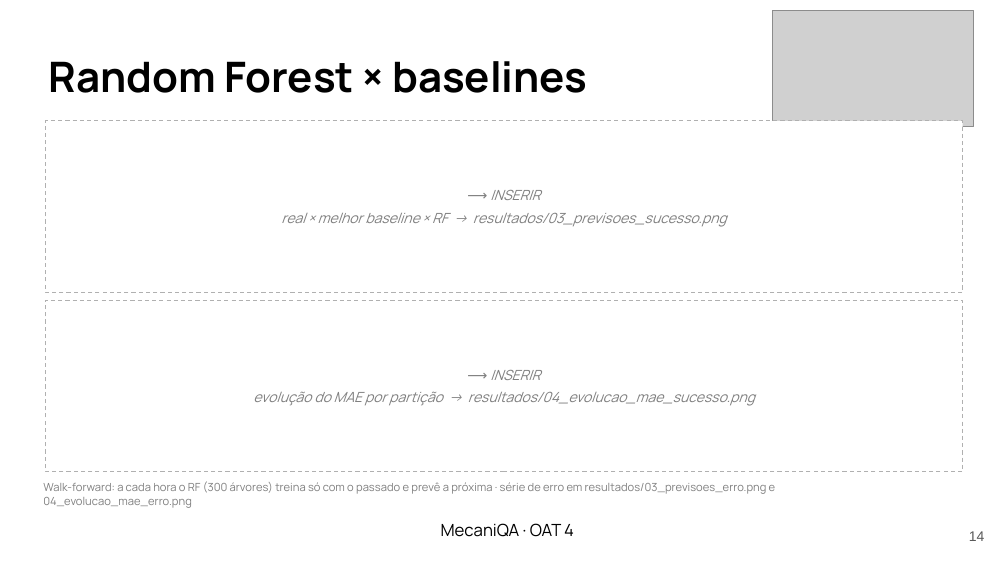
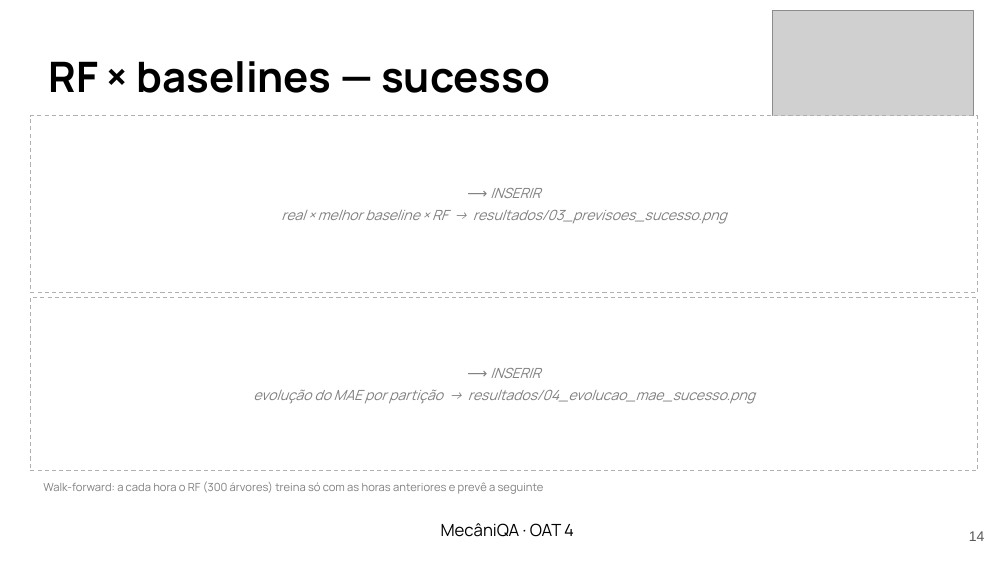
Before and after one commit to LenilsonSoares/mecaniQA-nuvem-macapa, a slide deck: slide 14 of oat4/apresentacao/mecaniQA_oat4_macapa.pptx. Drawn at 1008x567 pixels with LibreOffice and Linux fonts; fonts in the diff are those of the drawing; grey boxes stand for pictures. Boxes give left, top, right and bottom in pixels: in the first picture for what was removed or moved away, otherwise in the second. Text is boxed around its words. In the diff, an @@ line names an element or a change of style, - is before the commit and + after.

Commit message:
feat(oat4): ajustes do debate (Codex, avaliador e revisor técnico)
- slides: prints maiores, slide próprio para a série de erro, tabela de MSE
  legível, conclusão explica por que o RF ganhou ou perdeu, falas prontas
- análise: horas sem dado preenchidas só com o passado e fora das métricas;
  sem a feature dia da semana (apenas 4 dias de coleta)
- coleta: linha rotulada pelo início da hora e horas com raspagem parcial
  marcadas como sem dado
- run.sh e README: o gerador roda só no container (evita tráfego dobrado)

```diff
--- a/oat4/apresentacao/mecaniQA_oat4_macapa.pptx
+++ b/oat4/apresentacao/mecaniQA_oat4_macapa.pptx
@@ text at [49,61,550,93]: text changed @@
-Random Forest × baselines
+RF × baselines — sucesso
@@ rectangle: place and size @@
-rectangle at [45,121,963,292]
+rectangle at [30,116,978,292]
@@ rectangle: place and size @@
-rectangle at [45,300,963,472]
+rectangle at [30,297,978,471]
@@ text at [43,481,544,494]: text changed @@
-Walk-forward: a cada hora o RF (300 árvores) treina só com o passado e prevê a próxima · série de erro em resultados/03_previsoes_erro.png e 04_evolucao_mae_erro.png
+Walk-forward: a cada hora o RF (300 árvores) treina só com as horas anteriores e prevê a seguinte
@@ text at [441,523,574,537]: text changed @@
-MecaniQA · OAT 4
+MecâniQA · OAT 4
```
Also in this commit, not shown: 15 other slides changed, 1 slide added, 6 other files.
